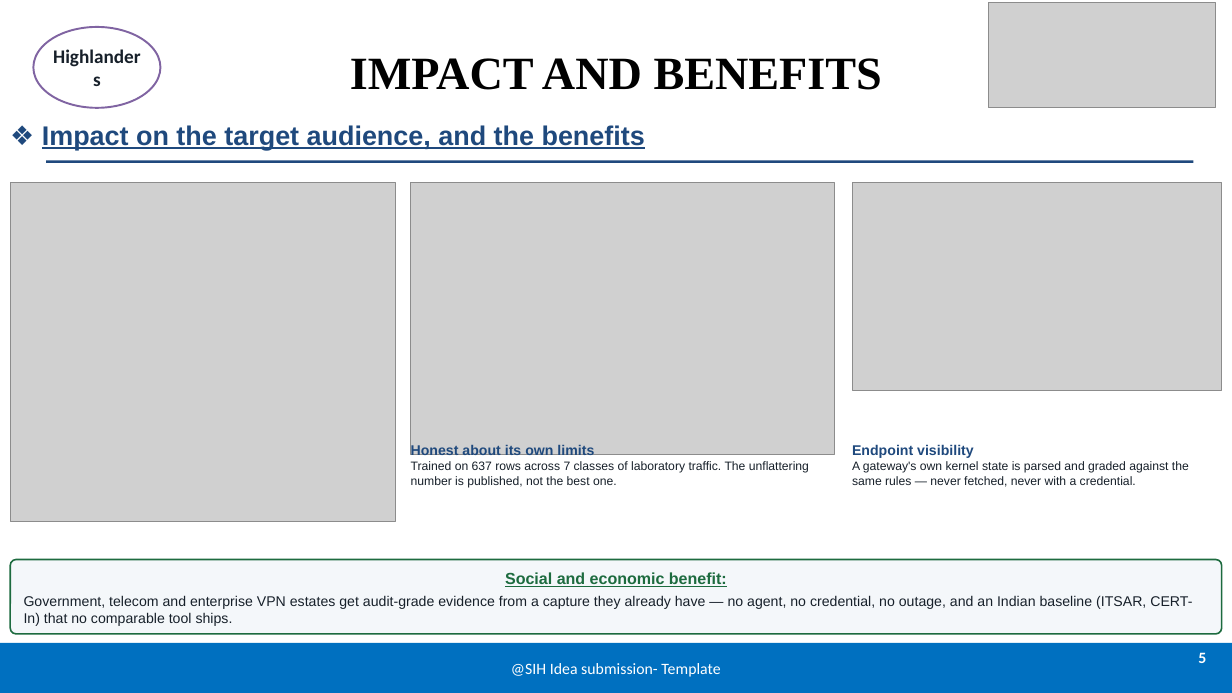
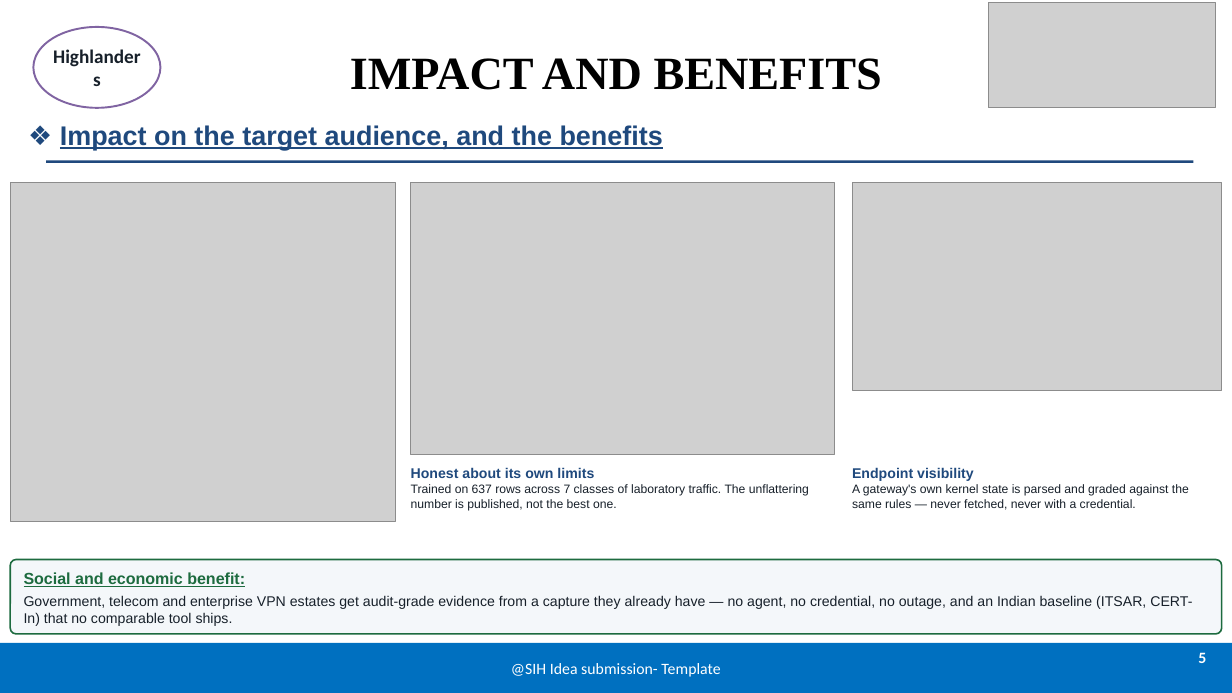
Before and after one commit to PrashamJ17/SIH_PS160, a slide deck: slide 5 of docs/SIH2026-Highlanders-IPsec-Sentinel.pptx. Drawn at 1232x693 pixels with LibreOffice and Linux fonts; fonts in the diff are those of the drawing; grey boxes stand for pictures. Boxes give left, top, right and bottom in pixels: in the first picture for what was removed or moved away, otherwise in the second. Text is boxed around its words. In the diff, an @@ line names an element or a change of style, - is before the commit and + after.

```diff
--- a/docs/SIH2026-Highlanders-IPsec-Sentinel.pptx
+++ b/docs/SIH2026-Highlanders-IPsec-Sentinel.pptx
@@ text "❖ Impact on the target ...": place and size @@
-text "❖ Impact on the target ..." at <box>42,125,645,150</box>
+text "❖ Impact on the target ..." at <box>60,125,663,150</box>
@@ text "Honest about its own limits": place and size @@
-text "Honest about its own limits" at <box>411,445,809,488</box>
+text "Honest about its own limits" at <box>411,467,809,511</box>
@@ text "Endpoint visibility": place and size @@
-text "Endpoint visibility" at <box>852,444,1189,487</box>
+text "Endpoint visibility" at <box>852,467,1189,510</box>
@@ text in rounded rectangle at <box>24,572,245,587</box>: alignment centre to left @@
```
Also in this commit, not shown: 4 other slides changed, 15 other files.
